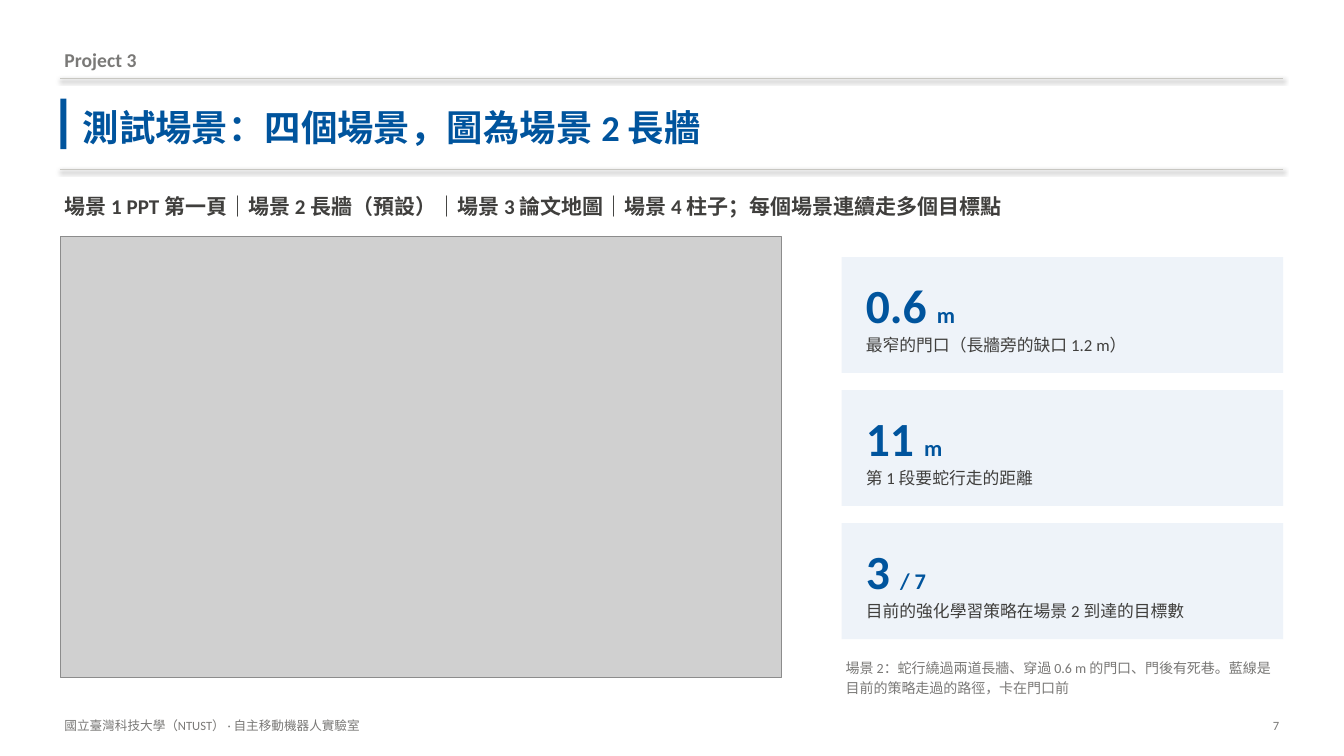
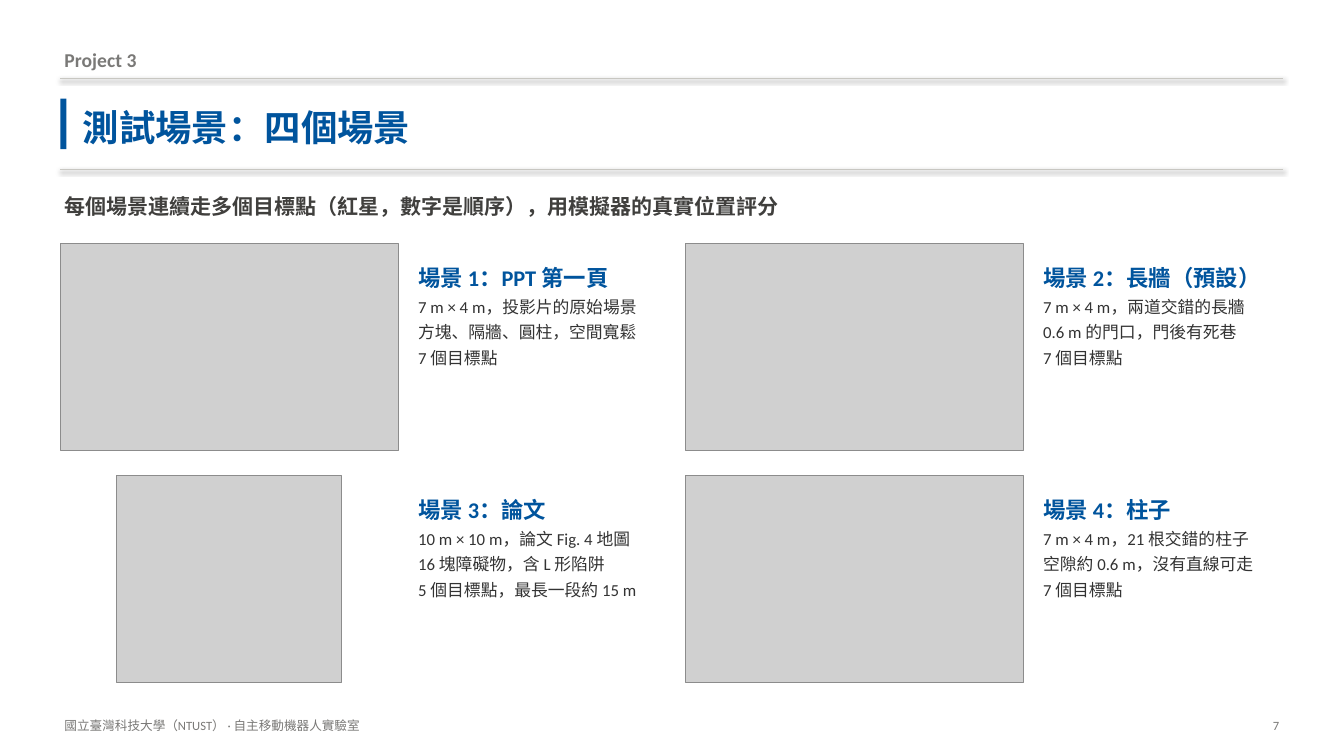
Before and after one commit to Anny1007/dogzilla-s1-sim, a slide deck: slide 7 of docs/DOGZILLA_專案簡報.pptx. Drawn at 1344x756 pixels with LibreOffice and Linux fonts; fonts in the diff are those of the drawing; grey boxes stand for pictures. Boxes give left, top, right and bottom in pixels: in the first picture for what was removed or moved away, otherwise in the second. Text is boxed around its words. In the diff, an @@ line names an element or a change of style, - is before the commit and + after.

```diff
--- a/docs/DOGZILLA_專案簡報.pptx
+++ b/docs/DOGZILLA_專案簡報.pptx
@@ text at [83,110,411,145]: text changed @@
-測試場景：四個場景，圖為場景 2 長牆
+測試場景：四個場景
@@ text at [64,196,778,217]: text changed @@
-場景 1 PPT 第一頁｜場景 2 長牆（預設）｜場景 3 論文地圖｜場景 4 柱子；每個場景連續走多個目標點
+每個場景連續走多個目標點（紅星，數字是順序），用模擬器的真實位置評分
@@ picture added at [60,244,398,451] @@
@@ text added at [418,263,637,366], 12 pt, text #333333 @@
+場景 1：PPT 第一頁
+7 m × 4 m，投影片的原始場景
+方塊、隔牆、圓柱，空間寬鬆
+7 個目標點
@@ picture: place and size @@
-picture at [60,237,782,678]
+picture at [686,244,1023,451]
@@ rectangle removed at [842,257,1284,373] @@
@@ text at [1043,263,1261,366]: text changed; text colour #403F3D to #333333 @@
-最窄的門口（長牆旁的缺口 1.2 m）
+場景 2：長牆（預設）
+7 m × 4 m，兩道交錯的長牆
+0.6 m 的門口，門後有死巷
+7 個目標點
@@ text removed at [866,290,955,324] @@
-0.6 m
@@ rectangle removed at [842,390,1284,506] @@
@@ text removed at [866,425,942,456] @@
-11 m
@@ picture added at [117,476,342,683] @@
@@ picture added at [686,476,1023,683] @@
@@ text removed at [866,470,1033,486] @@
-第 1 段要蛇行走的距離
@@ text added at [418,495,636,598], 12 pt, text #333333 @@
+場景 3：論文
+10 m × 10 m，論文 Fig. 4 地圖
+16 塊障礙物，含 L 形陷阱
+5 個目標點，最長一段約 15 m
@@ text added at [1043,495,1253,598], 12 pt, text #333333 @@
+場景 4：柱子
+7 m × 4 m，21 根交錯的柱子
+空隙約 0.6 m，沒有直線可走
+7 個目標點
@@ rectangle removed at [842,523,1284,639] @@
@@ text removed at [866,557,926,590] @@
-3 / 7
@@ text removed at [866,603,1185,619] @@
-目前的強化學習策略在場景 2 到達的目標數
@@ text removed at [846,661,1270,694] @@
-場景 2：蛇行繞過兩道長牆、穿過 0.6 m 的門口、門後有死巷。藍線是目前的策略走過的路徑，卡在門口前
```
Also in this commit, not shown: 1 other file.
